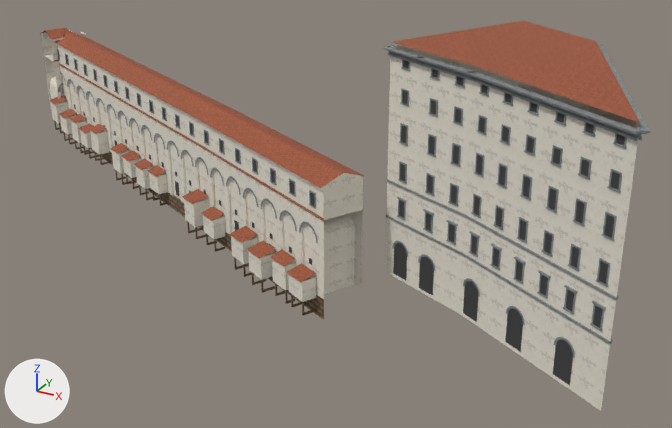
What one commit did to the Blender file blender/landmarks/corridoio.blend.
One viewpoint serves both versions: a 50 mm lens placed at (15.9, -518.8, 64.2), pointed at (-35.5, -425.3, 17.4). Lighting does not change. The marker at lower left points along +X, +Y and +Z. The older version comes first.

The first picture shows 'botteghe@1572-1885.shop', 'lungarno@1565-99999.corr', 'lungarno@1565-99999.roof', 'lungarno@1565-99999.serena', 'sporti@1572-1885.corr', 'sporti@1572-1885.roof', 'sporti@1572-1885.shop', 'sporti@1572-1885.wood', 'uffizi_ponente@1565-99999.corr', 'uffizi_ponente@1565-99999.dark', 'uffizi_ponente@1565-99999.roof', 'uffizi_ponente@1565-99999.serena' and 4 more.
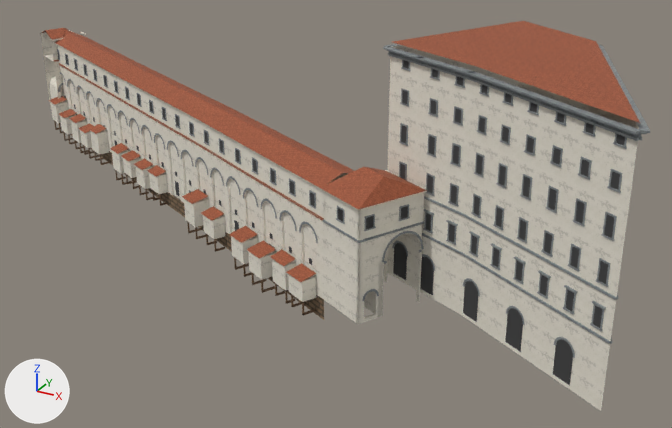
What changed in the scene script:
```text
Change me_lungarno_1565_99999_corr:
    remove me_lungarno_1565_99999_corr.from_pydata(...)  # 2241 vertices, 1304 faces; spans x -126.3..-33.7, y -427.0..-378.7, z 4.9..22.5
    add me_lungarno_1565_99999_corr.from_pydata(...)  # 2422 vertices, 1409 faces; spans x -126.3..-25.1, y -430.4..-378.7, z 4.9..22.2
    me_lungarno_1565_99999_corr part 1: 1 vertex removed from x -35.2, y -424.0, z 22.5; 182 vertices added at x -36.9..-25.1, y -430.4..-417.7, z 5.6..21.4
Change me_lungarno_1565_99999_roof:
    verts and faces of me_lungarno_1565_99999_roof; kept vertices keep their numbers, new ones are numbered from 150
    remove me_lungarno_1565_99999_roof.from_pydata(...)  # 150 vertices, 98 faces; spans x -126.4..-33.6, y -427.1..-378.9, z 21.3..23.3
    add me_lungarno_1565_99999_roof.from_pydata(...)  # 156 vertices, 102 faces; spans x -126.4..-25.0, y -430.7..-378.9, z 21.3..23.6
    me_lungarno_1565_99999_roof part 2
    add verts[150] = (-36.9, -427.0, 21.3)  # pixel (319, 187)
    add verts[151] = (-29.6, -430.7, 21.3)  # pixel (358, 209)
    add verts[152] = (-29.1, -425.2, 23.6)  # pixel (383, 176)
    add verts[153] = (-32.6, -423.4, 23.6)  # pixel (363, 166)
    add verts[154] = (-25.0, -421.5, 21.3)  # pixel (427, 190)
    add verts[155] = (-32.3, -417.8, 21.3)  # pixel (385, 170)
    add faces += [(150, 151, 152, 153), (152, 154, 155, 153), (151, 154, 152), (150, 153, 155)]
Change me_lungarno_1565_99999_serena:
    remove me_lungarno_1565_99999_serena.from_pydata(...)  # 2956 vertices, 1732 faces; spans x -126.0..-35.0, y -426.2..-379.5, z 11.3..20.7
    add me_lungarno_1565_99999_serena.from_pydata(...)  # 3238 vertices, 1905 faces; spans x -126.0..-25.3, y -430.2..-379.5, z 8.7..20.7
    me_lungarno_1565_99999_serena part 3: the loose piece of 20 vertices spanning x -43.6..-42.3, y -423.9..-423.2, z 18.1..19.9 is copied, and the copy is turned 89.9 degrees about the z axis through its middle and scaled by 0.952, then moved by (13.8, -5.2, 0.1); it spans x -29.4..-28.7, y -429.4..-428.0, z 18.2..19.9
    me_lungarno_1565_99999_serena part 4: the loose piece of 20 vertices spanning x -39.3..-38.0, y -426.0..-425.3, z 18.0..19.9 is copied, and the copy is turned 89.9 degrees about the z axis through its middle and scaled by 0.952, then moved by (11.9, 1.6, 0.1); it spans x -27.1..-26.4, y -424.7..-423.4, z 18.2..19.9
    me_lungarno_1565_99999_serena part 5: the loose piece of 34 vertices spanning x -46.0..-42.2, y -424.0..-422.0, z 13.0..15.2 is copied, and the copy is scaled about its middle by (0.777, -3.13, 1.55), then moved by (17.3, -1.1, 0.8); it spans x -28.2..-25.3, y -427.0..-421.2, z 13.2..16.5
    me_lungarno_1565_99999_serena part 6: the loose piece of 34 vertices spanning x -41.6..-37.7, y -426.2..-424.2, z 13.2..15.3 is copied, and the copy is scaled about its middle by (0.28, -1.13, 0.57), then moved by (10.7, -3.3, -5.0); it spans x -29.5..-28.3, y -429.6..-427.3, z 8.7..10.0
    me_lungarno_1565_99999_serena part 7: 24 vertices added at x -36.6..-25.3, y -430.2..-417.8, z 16.7..17.0
    other edits to the shape of me_lungarno_1565_99999_serena do not show in these pictures
Add ob_lungarno_1565_99999_iron:
    ob_lungarno_1565_99999_iron = bpy.data.objects.new('lungarno@1565-99999.iron', me_lungarno_1565_99999_iron)  # 200 vertices, 150 faces; spans x -36.06..-26.57, y -429.07..-420.32, z 18.24..19.74; in mat_fs_wrought_iron (dark grey #505050)
    ob_lungarno_1565_99999_iron.location = (0.0, 0.0, 0.0)
```

Pixel boxes (x1, y1, x2, y2) of what changed, in the pictures (672 x 428 px):
'lungarno@1565-99999.corr', reshaped (19% wider, 9% taller): before (40, 30, 365, 299); after (40, 30, 427, 324)
'lungarno@1565-99999.roof', reshaped (19% wider, 14% taller): before (41, 28, 364, 188); after (41, 28, 427, 210)
'lungarno@1565-99999.serena', reshaped: before (57, 49, 317, 243); after (57, 49, 424, 301)
'lungarno@1565-99999.iron', added: after (339, 207, 407, 229)
part 1 of me_lungarno_1565_99999_corr, built on: before (323, 173, 363, 220); after (321, 170, 427, 324)
part 2 of me_lungarno_1565_99999_roof, added: after (320, 167, 427, 210)
part 3 of me_lungarno_1565_99999_serena, added: after (364, 214, 375, 230)
part 4 of me_lungarno_1565_99999_serena, added: after (399, 204, 409, 220)
part 5 of me_lungarno_1565_99999_serena, added: after (382, 231, 423, 262)
part 6 of me_lungarno_1565_99999_serena, added: after (362, 289, 379, 301)
part 7 of me_lungarno_1565_99999_serena, added: after (323, 219, 424, 243)
